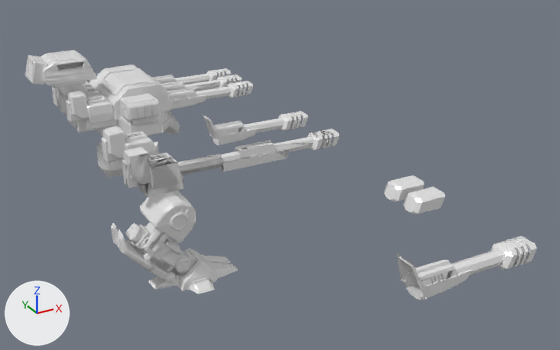
Two versions of the Blender file Behemoth/behemoth_Details__muzzle DIFFERENT STYLE COPY (1).blend, one commit apart.
Both versions are drawn from a 50 mm lens placed at (-64.0, -219.4, 79.4), pointed at (23.7, -59.9, -0.4). The lights are fixed; the arrows at lower left show +X, +Y and +Z.

The first picture shows 'CC3 GDI Behemoth'.
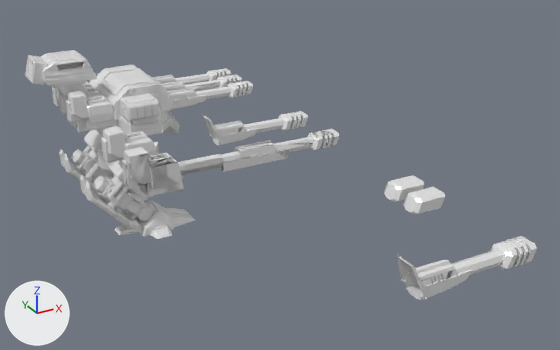
Boxes [x1, y1, x2, y2] around the edits, measured in the pictures (560 x 350 px):
part 1 of me_cc3_gdi_behemoth, deleted: before [111, 191, 238, 294]
part 2 of me_cc3_gdi_behemoth, built on: after [59, 84, 195, 239]

Diff of the bpy script that builds the scene:
```diff
--- a/Behemoth/behemoth_Details__muzzle DIFFERENT STYLE COPY (1).blend.py
+++ b/Behemoth/behemoth_Details__muzzle DIFFERENT STYLE COPY (1).blend.py
@@ me_cc3_gdi_behemoth @@
 # used by ob_cc3_gdi_behemoth; location = (0.0, 0.0, 0.0)
-me_cc3_gdi_behemoth.from_pydata(...)  # 11441 vertices, 11073 faces, 130 loose edges; spans x -24.0..42.0, y -130.0..23.0, z -32.0..22.0
+me_cc3_gdi_behemoth.from_pydata(...)  # 13475 vertices, 13002 faces, 132 loose edges; spans x -24.0..42.0, y -130.0..23.0, z -31.0..22.0
+# me_cc3_gdi_behemoth part 1: the loose piece of 1838 vertices spanning x -16.0..16.0, y -55.0..-36.0, z -32.0..-7.0 is deleted
+# me_cc3_gdi_behemoth part 2: 10 vertices moved from x -2.0..10.0, y -5.0..12.0, z -14.0..13.0 to x -2.0..11.0, y -5.0..12.0, z -14.0..12.0; 3 vertices removed from x -1.0..6.0, y 12.0, z 9.0..13.0; 3906 vertices added at x -15.0..17.0, y -22.0..22.0, z -31.0..13.0
 me_cc3_gdi_behemoth.materials.append(mat_none_001)
```
